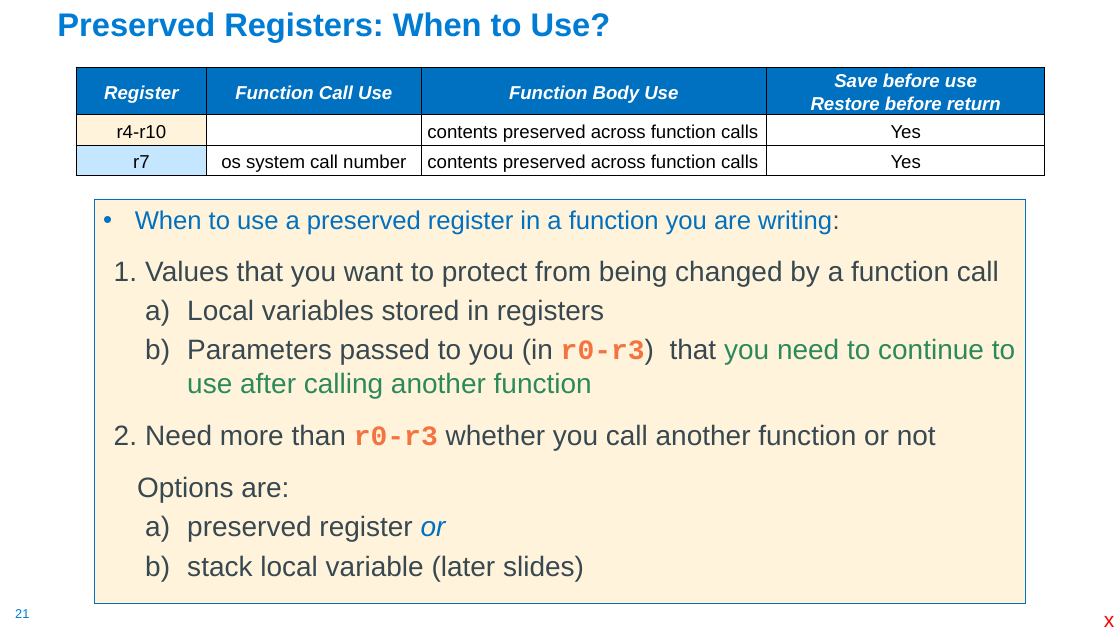
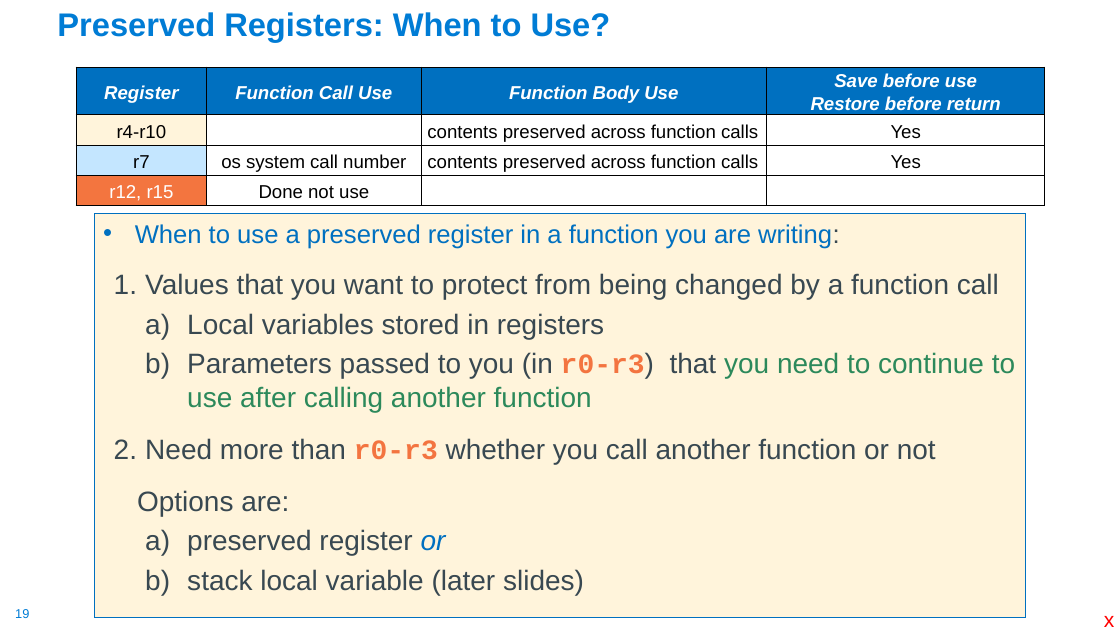
Before and after one commit to cse30-fa22/Muller_CSE30_Lecture_Slides, a slide deck: slide 19 of 09_Assm_Part4.pptx (slide 21 before the commit). Drawn at 1120x630 pixels with LibreOffice and Linux fonts; fonts in the diff are those of the drawing. Boxes give left, top, right and bottom in pixels: in the first picture for what was removed or moved away, otherwise in the second. Text is boxed around its words. In the diff, an @@ line names an element or a change of style, - is before the commit and + after.

```diff
--- a/09_Assm_Part4.pptx
+++ b/09_Assm_Part4.pptx
@@ table at (76,67,1046,208) @@
+row 4: r12, r15 | Done not use |  | 
@@ text "When to use a preserved ...": place and size @@
-text "When to use a preserved ..." at (95,200,1025,604)
+text "When to use a preserved ..." at (95,213,1025,618)
@@ page number at (15,609,29,618): text changed @@
-21
+19
```
Also in this commit, not shown: 7 other slides changed, 4 slides added, 41 slides removed, 3 other files.
